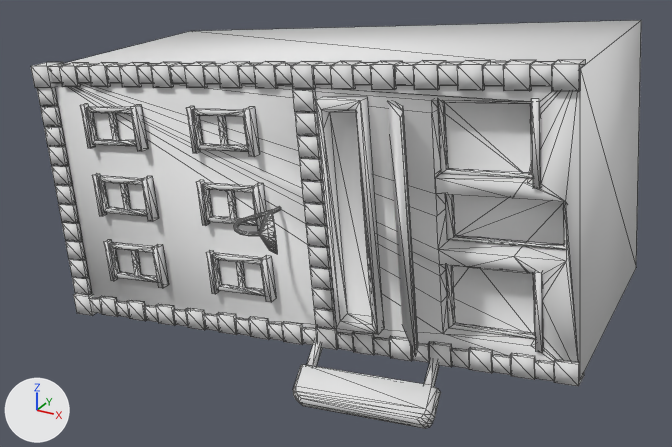
One commit to the OBJ model Outliers_Removed/Apartment/D00348.obj: the scene before it, then after it.
Rendered twice from a 50 mm lens placed at (1.13, -1.936, 1.058), pointed at (-0.078, 0.261, -0.04). The axes (+X, +Y, +Z) are drawn at lower left. The lights are the same throughout. Mesh edges are drawn as thin lines. Where no turn or scale is listed for an object, it has been applied to the vertices.

Script lines for the objects in view, before the commit:
```python
me_d00348 = bpy.data.meshes.new('D00348')
me_d00348.from_pydata(...)  # 1934 vertices, 3484 faces; spans x -0.94..0.73, y -0.21..0.81, z -0.41..0.57
me_d00348.materials.append(mat_material_0)  # white #e7e7e7
ob_d00348 = bpy.data.objects.new('D00348', me_d00348)
ob_d00348.location = (0.0, 0.0, 0.0)
```
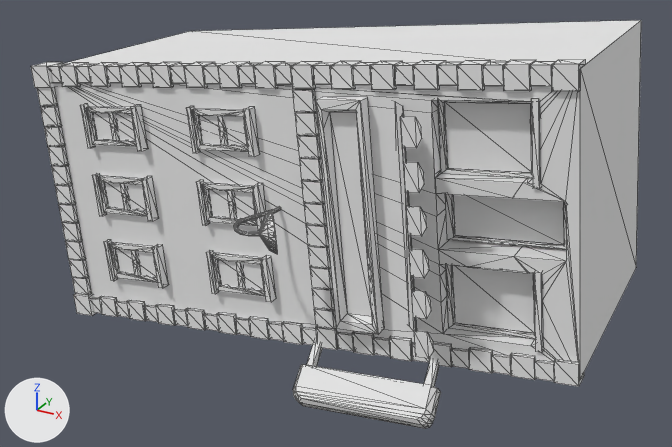
What changed in the scene script:
```text
Change me_d00348:
    used by ob_d00348; location = (0.0, 0.0, 0.0)
    remove me_d00348.from_pydata(...)  # 1934 vertices, 3484 faces; spans x -0.94..0.73, y -0.21..0.81, z -0.41..0.57
    add me_d00348.from_pydata(...)  # 2006 vertices, 3008 faces; spans x -0.94..0.73, y -0.21..0.81, z -0.41..0.57
    me_d00348 part 1: 48 vertices added at x 0.29..0.63, y -0.14..0.12, z -0.15..0.45
    me_d00348 part 2: 24 vertices added at x -0.73..-0.16, y -0.03..0.01, z -0.22..0.34
    me_d00348 part 3: the surface is now shaded flat
```

Location of each change, (x1, y1, x2, y2) in pixels of the pictures (672 x 447 px):
part 1 of me_d00348, added
    after: (400, 102, 564, 359)
part 2 of me_d00348, added
    after: (92, 113, 263, 290)
